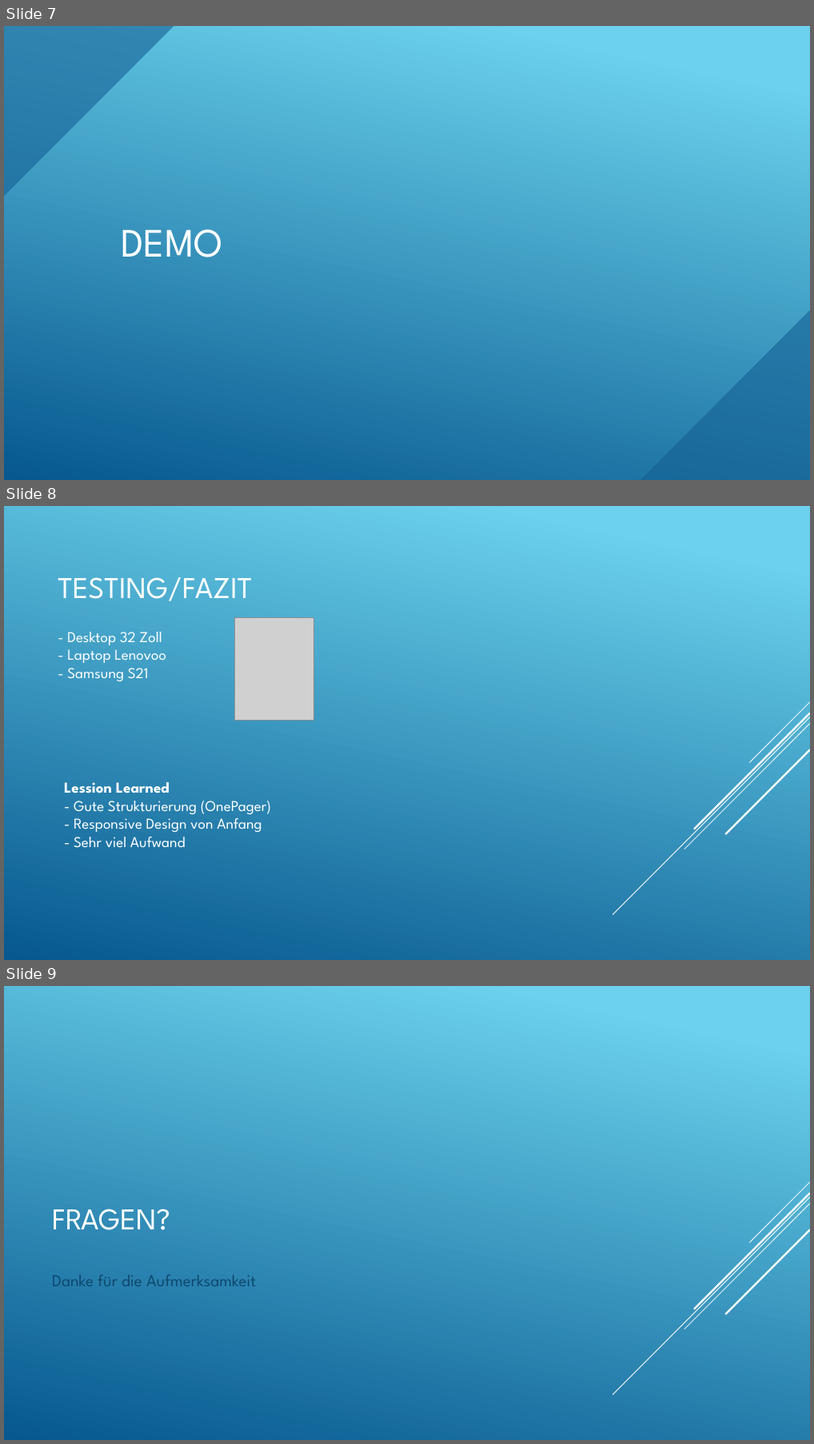
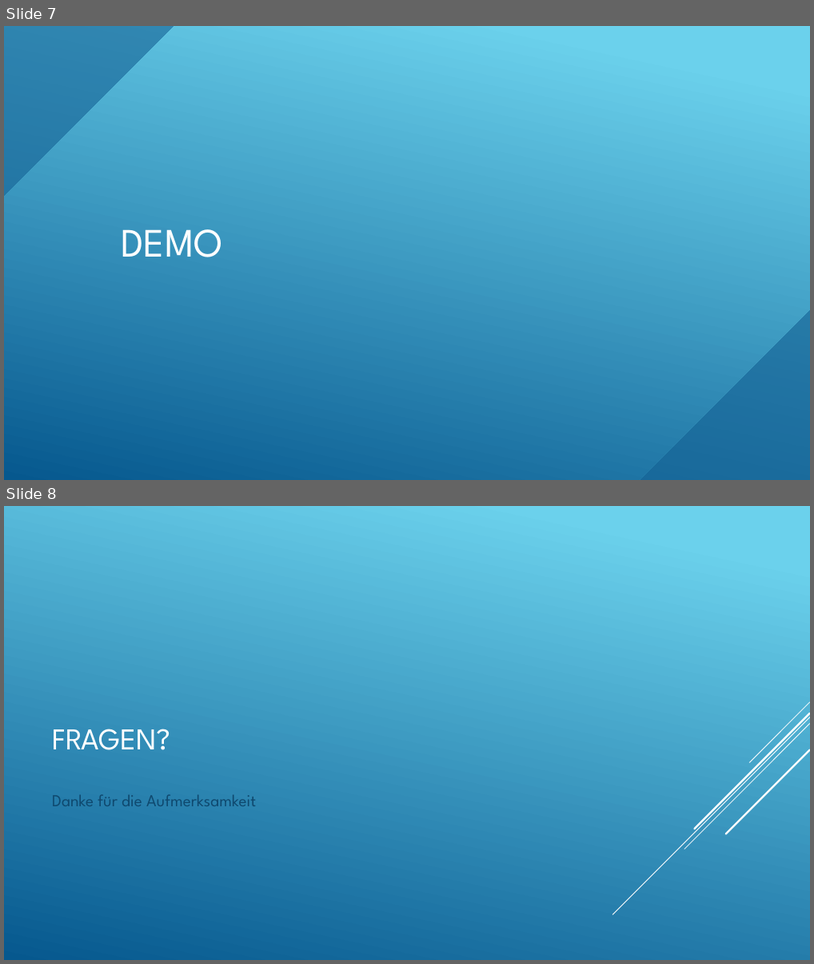
Before and after one commit to HaessigeHubi/JS1_MLZ, a slide deck: Präsentation.pptx. Shown one above the other, each under a label of ours: slides 7, 8 and 9 before the commit, slides 7 and 8 after it. The pictures are 814x1444 and 814x964 pixels, drawn with LibreOffice and Linux fonts; fonts in the diff are those of the drawing; grey boxes stand for pictures. Boxes give left, top, right and bottom in pixels: in the first picture for what was removed or moved away, otherwise in the second. Text is boxed around its words. In the diff, an @@ line names an element or a change of style, - is before the commit and + after.

Commit message:
Doku, Testing und Powerpoint

```diff
--- a/Präsentation.pptx
+++ b/Präsentation.pptx
@@ slide 8 removed at box(4, 506, 810, 960), background gradient #6ED2EB to #06588E; not listed: 5 template elements that a slide beside it also shows @@
@@ title removed at box(58, 577, 252, 601) @@
-TESTING/FAZIT
@@ picture removed at box(235, 617, 314, 720) @@
@@ text removed at box(67, 632, 166, 681) @@
-- Desktop 32 Zoll
-- Laptop Lenovoo
-- Samsung S21
@@ text removed at box(64, 782, 271, 848) @@
-Lession Learned
-- Gute Strukturierung (OnePager)
-- Responsive Design von Anfang
-- Sehr viel Aufwand
@@ what was slide 9 is now slide 8 @@
```
Also in this commit, not shown: 3 slides changed, 1 slide added, 1 other slide removed, 5 other files.
